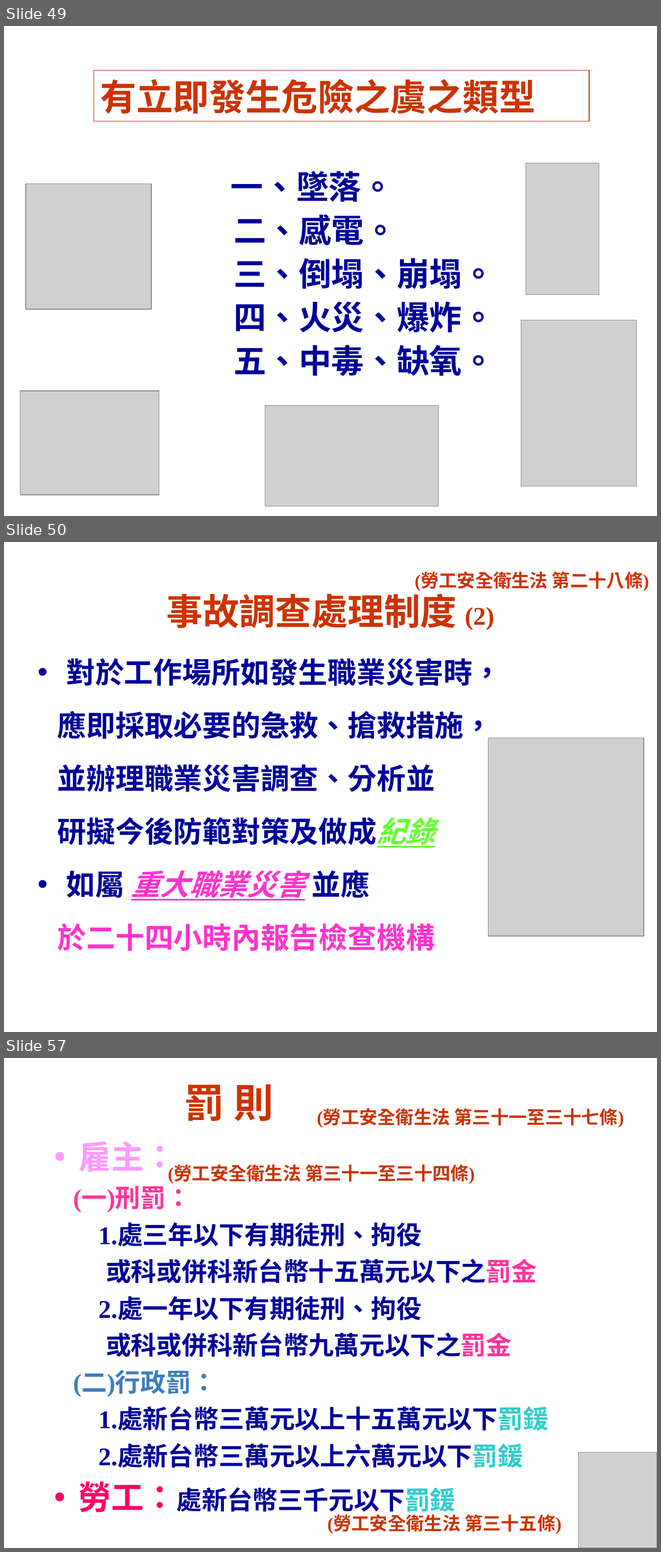
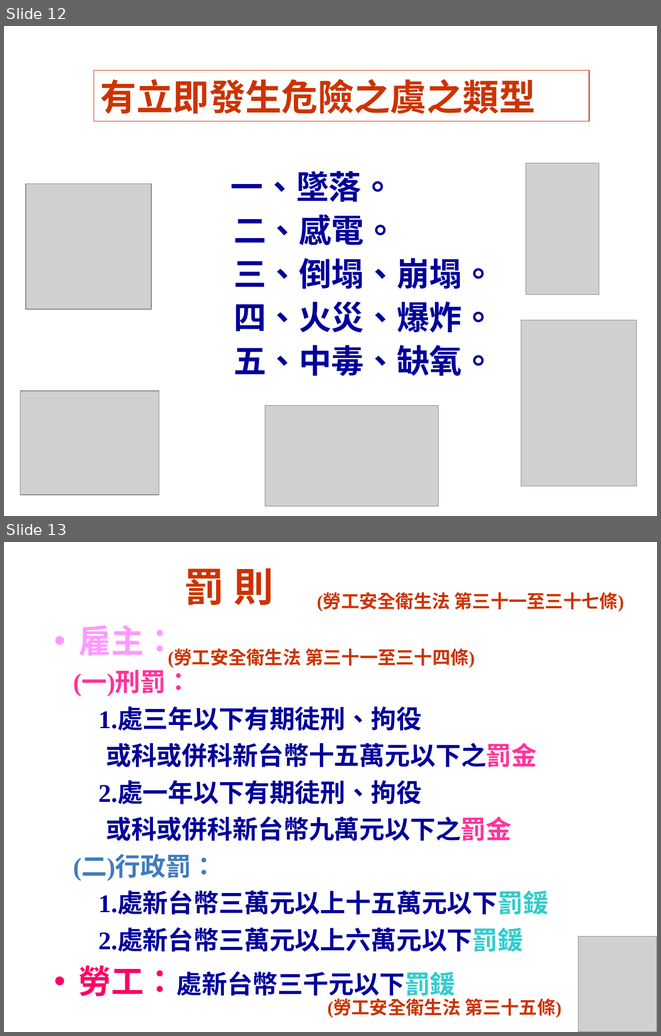
Before and after one commit to LawrenceChien/2017-PPES-Lookout-Project, a slide deck: 2017 PPES Lookout Project--001/000. Safety & Health/Regulations/Regulations.ppt. Shown one above the other, each under a label of ours: slides 49, 50 and 57 before the commit, slides 12 and 13 after it; the slides between them are not shown. The pictures are 661x1552 and 661x1036 pixels, drawn with LibreOffice and Linux fonts; fonts in the diff are those of the drawing; grey boxes stand for pictures. Boxes give left, top, right and bottom in pixels: in the first picture for what was removed or moved away, otherwise in the second. Text is boxed around its words. In the diff, an @@ line names an element or a change of style, - is before the commit and + after.

Commit message:
also ppt too big to delete some pictures.

```diff
--- a/2017 PPES Lookout Project--001/000. Safety & Health/Regulations/Regulations.ppt
+++ b/2017 PPES Lookout Project--001/000. Safety & Health/Regulations/Regulations.ppt
@@ slide 50 removed at (4,542,657,1032), background #FFFFFF @@
@@ text removed at (415,571,649,591) @@
-(勞工安全衛生法 第二十八條)
@@ text removed at (167,588,494,630) @@
-事故調查處理制度 (2)
@@ rectangle removed at (32,651,646,958) @@
-• 對於工作場所如發生職業災害時，
-應即採取必要的急救、搶救措施，
-並辦理職業災害調查、分析並
-研擬今後防範對策及做成紀錄。
-• 如屬 重大職業災害 並應
-於二十四小時內報告檢查機構。
@@ picture removed at (488,738,644,936) @@
@@ what was slide 49 is now slide 12 @@
@@ what was slide 57 is now slide 13 @@
```
Also in this commit, not shown: 43 other slides removed, 1 other file.
